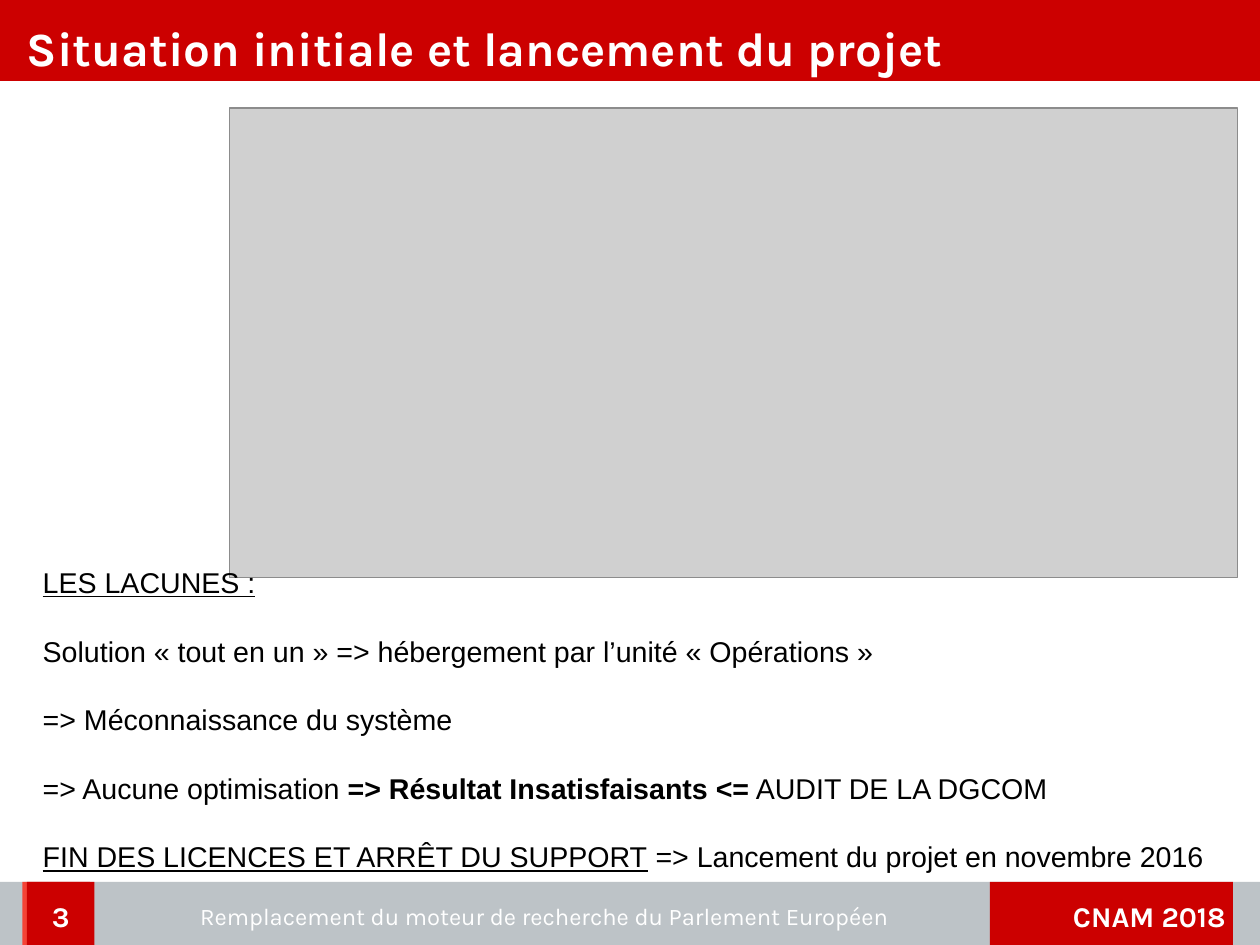
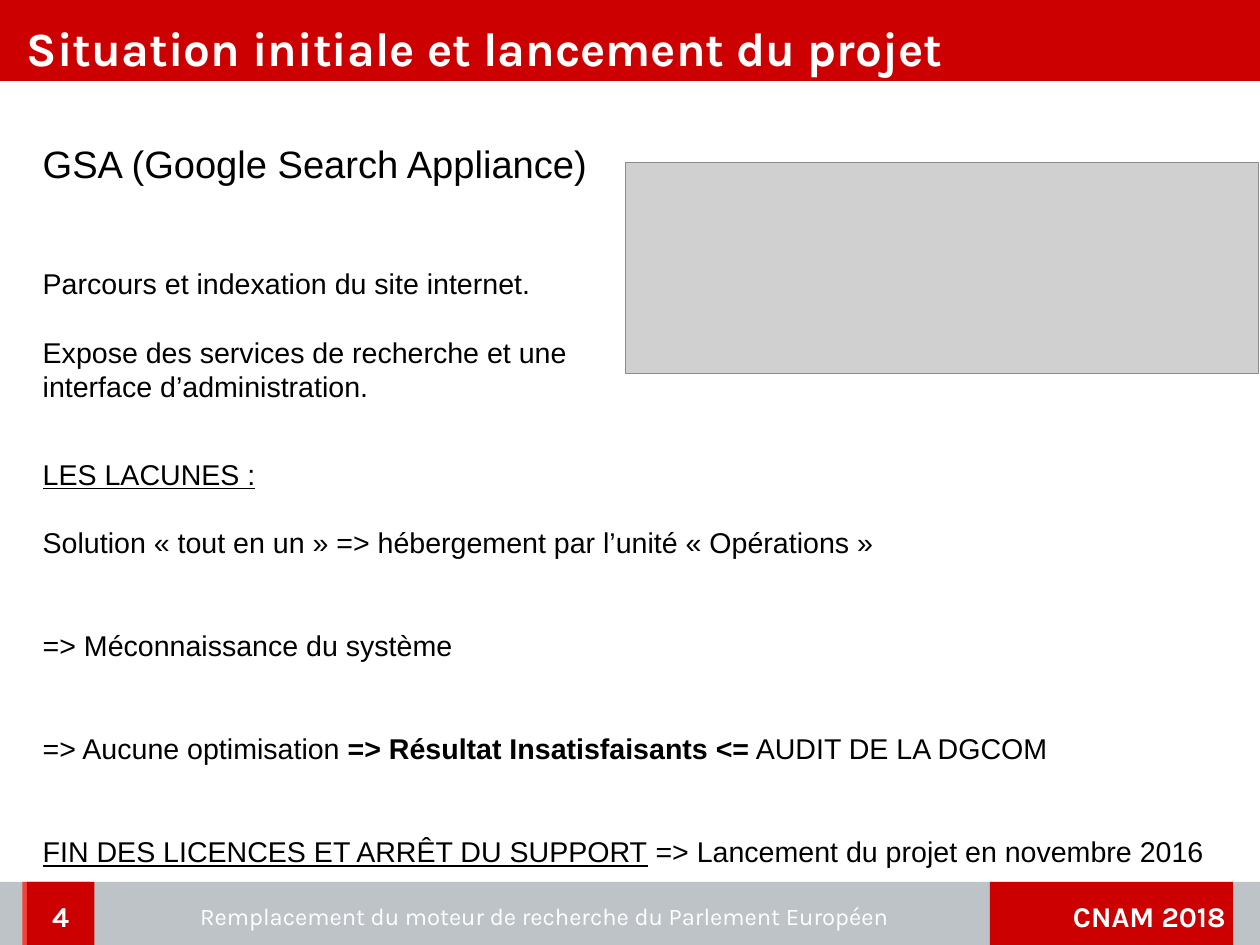
Before and after one commit to charleshuber/4tfront, a slide deck: slide 4 of memoire/presentation/memoire_presentation.odp (slide 3 before the commit). Drawn at 1260x945 pixels with LibreOffice and Linux fonts; fonts in the diff are those of the drawing; grey boxes stand for pictures; background and template pictures are left out. Boxes give left, top, right and bottom in pixels: in the first picture for what was removed or moved away, otherwise in the second. Text is boxed around its words. In the diff, an @@ line names an element or a change of style, - is before the commit and + after.

```diff
--- a/memoire/presentation/memoire_presentation.odp
+++ b/memoire/presentation/memoire_presentation.odp
@@ text added at [43,150,587,398], 18 pt, text #000000 @@
+GSA (Google Search Appliance)
+Parcours et indexation du site internet.
+Expose des services de recherche et une interface d’administration.
@@ picture: place and size @@
-picture at [230,107,1238,577]
+picture at [625,162,1259,374]
@@ text "LES LACUNES :" rewrapped from [43,571,1204,873] to [43,465,1204,868] @@
@@ page number at [52,908,69,927]: text changed @@
-3
+4
```
Also in this commit, not shown: 4 other slides changed, 1 slide added, 9 other files.
